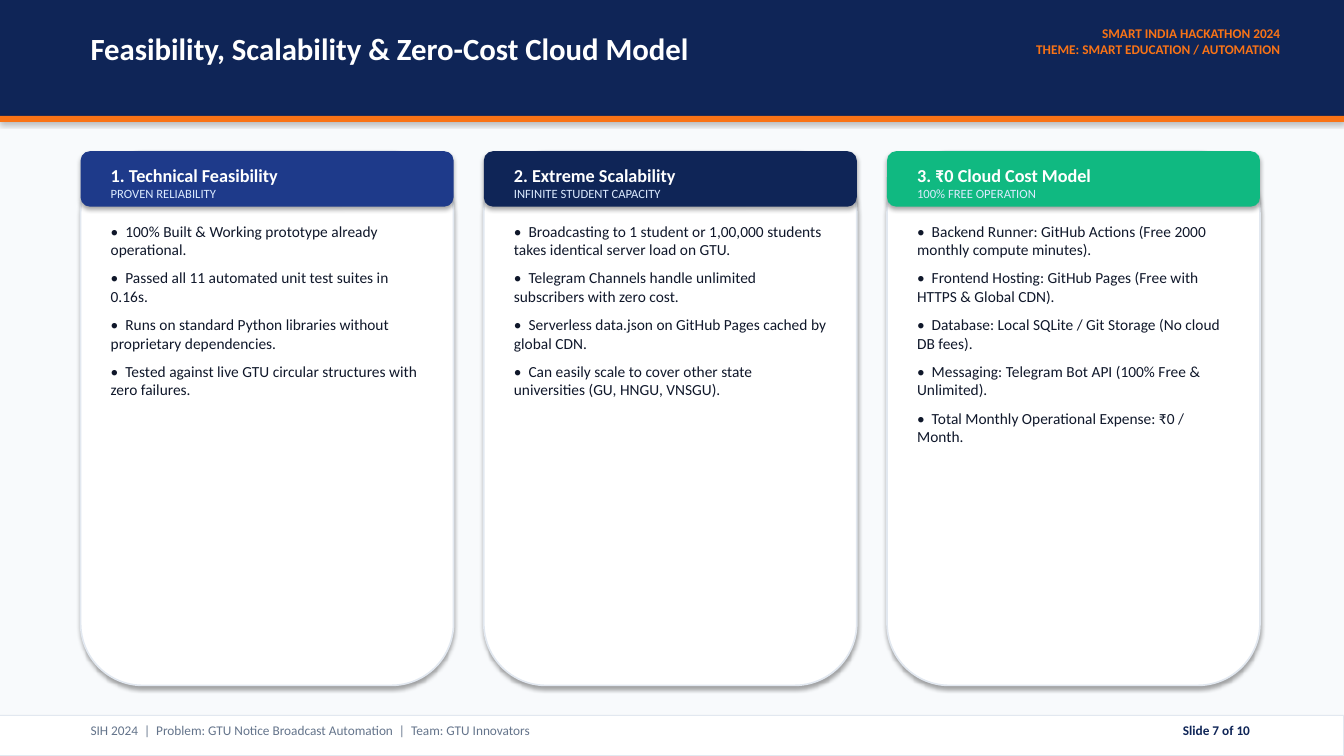
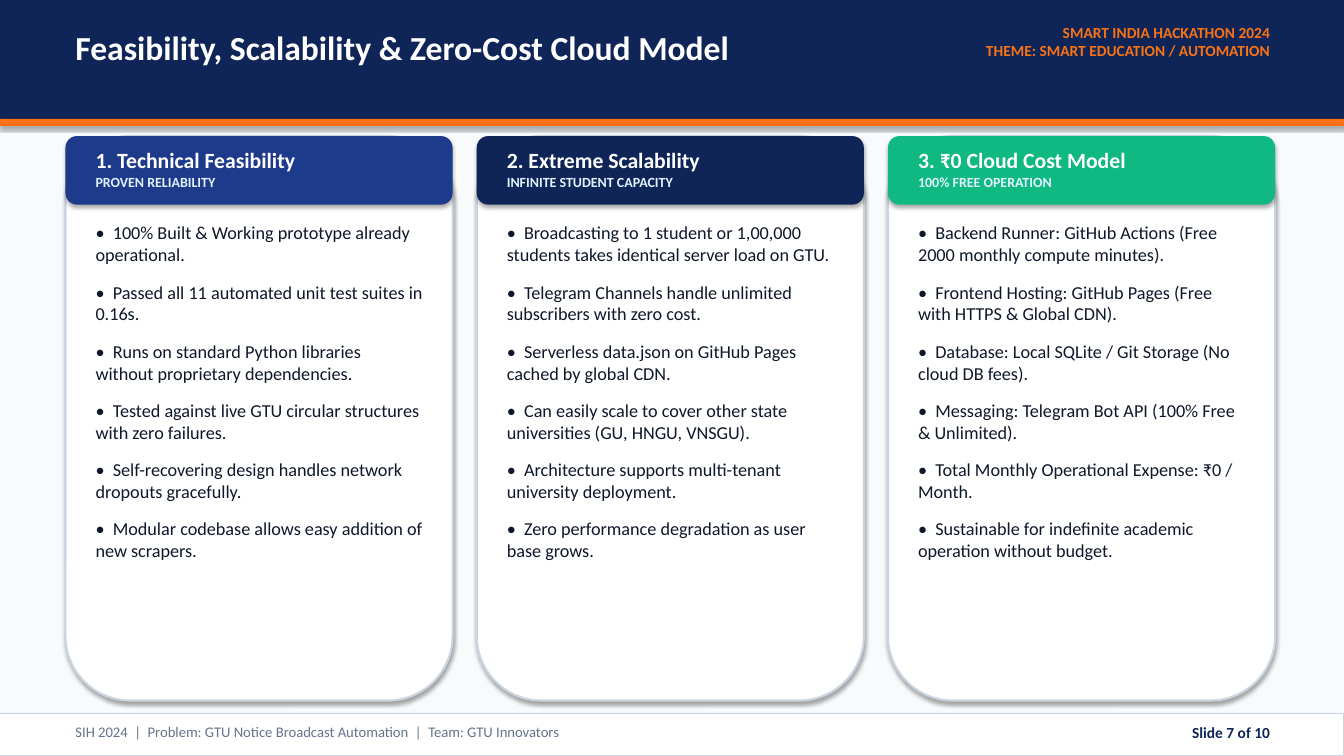
Before and after one commit to SMuhammad24/GTUAlertsystem, a slide deck: slide 7 of SIH2024_GTU_Alert_System_Presentation.pptx. Drawn at 1344x756 pixels with LibreOffice and Linux fonts; fonts in the diff are those of the drawing. Boxes give left, top, right and bottom in pixels: in the first picture for what was removed or moved away, otherwise in the second. Text is boxed around its words. In the diff, an @@ line names an element or a change of style, - is before the commit and + after.

Commit message:
style: enlarge fonts and optimize slide space utilization in SIH presentation

```diff
--- a/SIH2024_GTU_Alert_System_Presentation.pptx
+++ b/SIH2024_GTU_Alert_System_Presentation.pptx
@@ text "Feasibility, Scalability & Zero-Cost Cloud ..." moved from (x1=91, y1=38, x2=689, y2=65) to (x1=75, y1=36, x2=729, y2=66) @@
@@ text "Feasibility, Scalability & Zero-Cost Cloud ..." at (x1=75, y1=36, x2=729, y2=66): size 22 to 24 pt @@
@@ text "SMART INDIA HACKATHON 2024 THEME: ..." at (x1=986, y1=28, x2=1270, y2=56): size 9.5 to 11 pt @@
@@ text "SMART INDIA HACKATHON 2024 THEME: ..." moved from (x1=1036, y1=29, x2=1280, y2=54) to (x1=986, y1=28, x2=1270, y2=56) @@
@@ rectangle moved from (x1=0, y1=116, x2=1344, y2=122) to (x1=0, y1=119, x2=1344, y2=126) @@
@@ rounded rectangle resized from (x1=81, y1=151, x2=454, y2=207) to (x1=66, y1=136, x2=453, y2=205) @@
@@ rounded rectangle resized from (x1=81, y1=151, x2=454, y2=686) to (x1=66, y1=136, x2=453, y2=701) @@
@@ text "1. Technical Feasibility" moved from (x1=111, y1=169, x2=278, y2=198) to (x1=96, y1=152, x2=296, y2=187) @@
@@ text "1. Technical Feasibility" at (x1=96, y1=152, x2=296, y2=187): size 13 to 15.5 pt in "1. Technical Feasibility"; size 9 to 10 pt, text colour #DCEBFF to #E0F2FE, bold on in "PROVEN RELIABILITY" @@
@@ rounded rectangle resized from (x1=484, y1=151, x2=857, y2=207) to (x1=477, y1=136, x2=864, y2=205) @@
@@ rounded rectangle resized from (x1=484, y1=151, x2=857, y2=686) to (x1=477, y1=136, x2=864, y2=701) @@
@@ text "2. Extreme Scalability" moved from (x1=514, y1=169, x2=675, y2=198) to (x1=507, y1=152, x2=699, y2=187) @@
@@ text "2. Extreme Scalability" at (x1=507, y1=152, x2=699, y2=187): size 13 to 15.5 pt in "2. Extreme Scalability"; size 9 to 10 pt, text colour #DCEBFF to #E0F2FE, bold on in "INFINITE STUDENT CAPACITY" @@
@@ rounded rectangle resized from (x1=887, y1=151, x2=1260, y2=207) to (x1=888, y1=136, x2=1275, y2=205) @@
@@ outline #E2E8F0 1.2 pt to #CBD5E1 1.5 pt in 3 elements at (x1=477, y1=136, x2=864, y2=701), (x1=66, y1=136, x2=453, y2=701), (x1=888, y1=136, x2=1275, y2=701) @@
@@ rounded rectangle resized from (x1=887, y1=151, x2=1260, y2=686) to (x1=888, y1=136, x2=1275, y2=701) @@
@@ text "3. ₹0 Cloud Cost Model" moved from (x1=917, y1=169, x2=1091, y2=198) to (x1=918, y1=152, x2=1125, y2=187) @@
@@ text "3. ₹0 Cloud Cost Model" at (x1=918, y1=152, x2=1125, y2=187): size 13 to 15.5 pt in "3. ₹0 Cloud Cost Model"; size 9 to 10 pt, text colour #DCEBFF to #E0F2FE, bold on in "100% FREE OPERATION" @@
@@ text "• 100% Built & Working ..." moved from (x1=111, y1=226, x2=417, y2=395) to (x1=96, y1=226, x2=423, y2=560) @@
@@ text at (x1=96, y1=226, x2=423, y2=439): size 11 to 13 pt in "• 100% Built & Working prototype already ...", "• Passed all 11 automated unit test ...", "• Runs on standard Python libraries without ...", "• Tested against live GTU circular structures ..."; more space between paragraphs @@
@@ text "• Broadcasting to 1 student ..." moved from (x1=514, y1=226, x2=826, y2=397) to (x1=507, y1=226, x2=829, y2=560) @@
@@ text at (x1=507, y1=226, x2=829, y2=442): size 11 to 13 pt in "• Broadcasting to 1 student or 1,00,000 ...", "• Telegram Channels handle unlimited subscribers with ...", "• Serverless data.json on GitHub Pages cached ...", "• Can easily scale to cover other ..."; more space between paragraphs @@
@@ text at (x1=918, y1=226, x2=1235, y2=498): size 11 to 13 pt in "• Backend Runner: GitHub Actions (Free 2000 ...", "• Frontend Hosting: GitHub Pages (Free with ...", "• Database: Local SQLite / Git Storage ...", "• Messaging: Telegram Bot API (100% Free ..." and 1 more places; more space between paragraphs @@
@@ text at (x1=96, y1=463, x2=422, y2=560): paragraphs added @@
+• Self-recovering design handles network dropouts gracefully.
+• Modular codebase allows easy addition of new scrapers.
@@ text at (x1=507, y1=463, x2=806, y2=560): paragraphs added @@
+• Architecture supports multi-tenant university deployment.
+• Zero performance degradation as user base grows.
@@ text at (x1=918, y1=522, x2=1194, y2=560): paragraph added @@
+• Sustainable for indefinite academic operation without budget.
@@ rectangle at (x1=0, y1=714, x2=1344, y2=756): outline #E2E8F0 0.75 pt to #CBD5E1 0.75 pt @@
@@ text "SIH 2024 | Problem: GTU ..." moved from (x1=91, y1=726, x2=530, y2=735) to (x1=75, y1=727, x2=559, y2=737) @@
@@ text "SIH 2024 | Problem: GTU ..." at (x1=75, y1=727, x2=559, y2=737): size 9.5 to 10.5 pt @@
@@ text "Slide 7 of 10" at (x1=1192, y1=727, x2=1270, y2=738): size 9.5 to 11 pt @@
```
Also in this commit, not shown: 9 other slides changed, 1 other file.
